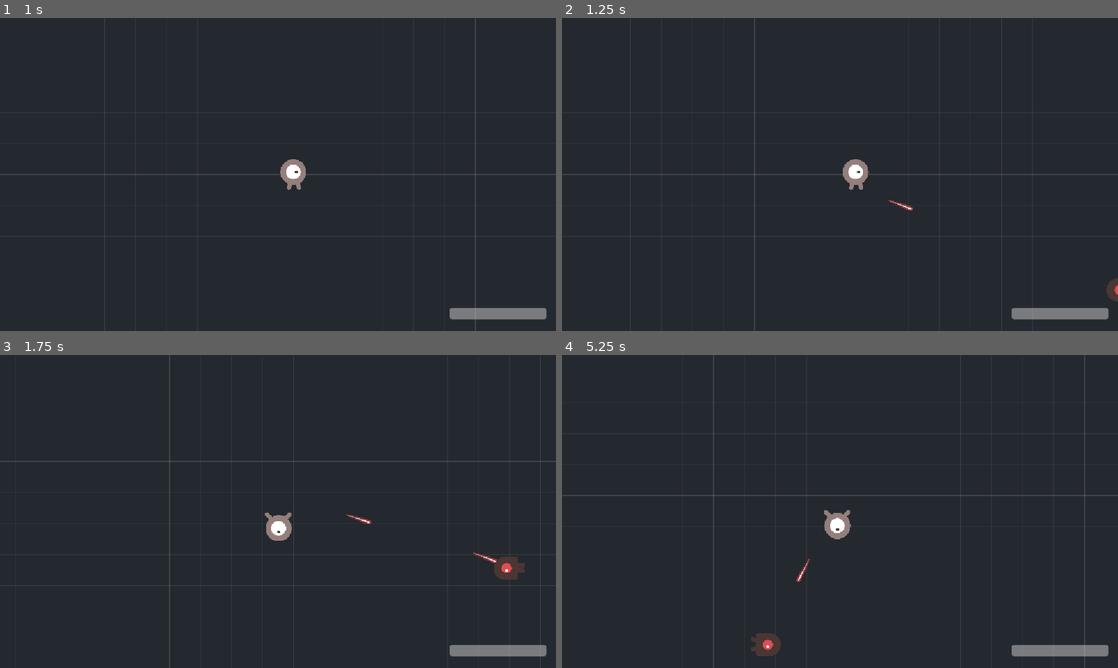
Above: before the commit, frames 1-4 (two rows, left to right).
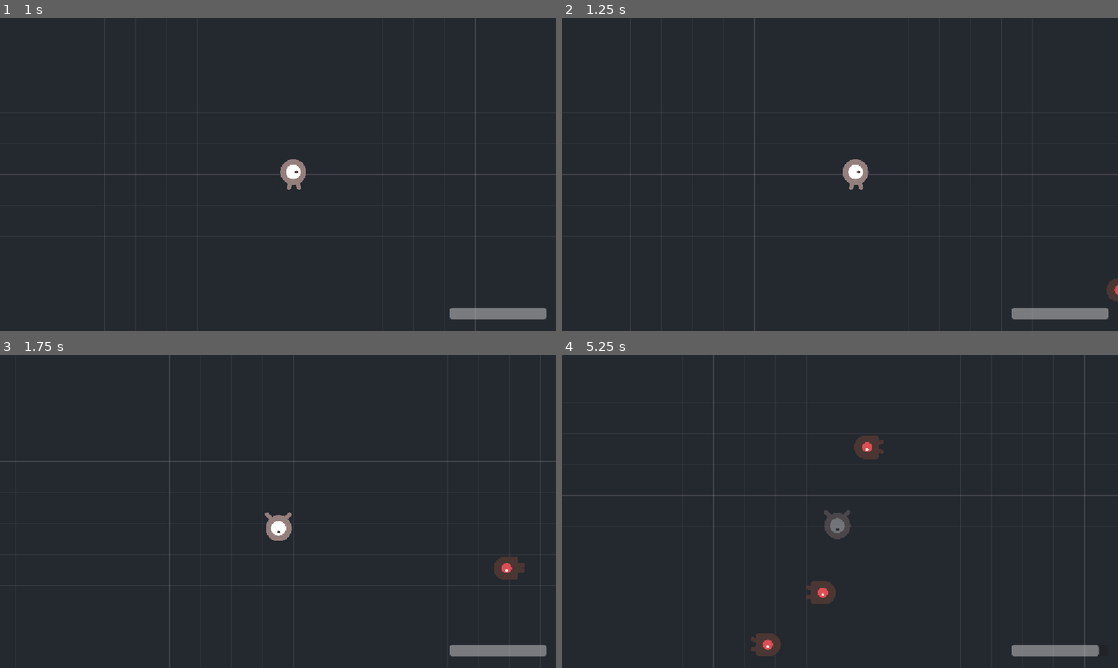
Above: after the commit, the same moments.

Repository: NielsHoekzema07/arena-survival
Game: Godot game, scene res://scenes/main/main.tscn
Same seed, same stepped clock (60 frames per second), same inputs: the game is played once before the commit and once after it.
Inputs:
- Up to frame 1 (1 s): tap Enter (ui_accept) at 0.5 s; hold D (move_right) from 0.53 s (still down); hold Enter (ui_accept) from 0.53 s (still down)
- Up to frame 2 (1.25 s): keep holding D (move_right); keep holding Enter (ui_accept)
- Up to frame 3 (1.75 s): release D (move_right) at 1.28 s; release Enter (ui_accept) at 1.28 s; hold S (move_down) from 1.28 s (still down); tap Enter (ui_accept) at 1.35, 1.52 s
- Up to frame 4 (5.25 s): tap Enter (ui_accept) at 1.82, 2.85, 3.02, 3.32, 4.35, 4.52, 4.82 s; release S (move_down) at 2.03 s; hold D (move_right) 2.03-2.78 s; hold Enter (ui_accept) 2.03-2.78 s; hold W (move_up) 2.78-3.53 s; hold Enter (ui_accept) 3.53-4.28 s; hold A (move_left) 3.53-5.03 s; hold S (move_down) from 5.03 s (still down); hold Enter (ui_accept) from 5.03 s (still down)

Frame 1 is identical in both runs. In frame 2, less than 0.1% of the frame differs, in the area x 58-64%, y 58-62%; in frame 3, 0.1%; in frame 4, 1.1%, in the area x 42-99%, y 25-97%.

Commit message:
Fase 5: schade, onkwetsbaarheid en game over
- Hurtbox (Area2D, mask enemy) onder de speler
- neem_schade() met onkwetsbaarheid van 0,5 s, met knipperende sprite
- Aanraking wordt elke frame gecontroleerd met get_overlapping_bodies in
  plaats van op body_entered: een vijand die al tegen je aan stond toen de
  onkwetsbaarheid afliep, komt niet opnieuw binnen en zou je anders nooit
  meer raken
- died-signaal, game-over-scherm in de HUD, pauze en herstarten met Enter
- Vijand heeft een damage-waarde

Co-Authored-By: Claude Opus 5 <noreply@anthropic.com>

Diff:
--- a/scenes/enemies/enemy.gd
+++ b/scenes/enemies/enemy.gd
@@ -9,6 +9,15 @@
 
 ## Loopsnelheid in pixels per seconde.
 @export var speed: float = 120.0
+
+## Schade per treffer.
+##
+## Het aantal treffers dat de speler overleeft is max_health gedeeld door deze
+## waarde; met 1000 levenspunten en 100 schade zijn dat er tien. Hoe snel die
+## treffers binnenkomen hangt af van onkwetsbaar_tijd op de speler, niet van hoe
+## veel vijanden er tegen je aan staan. In fase 6 gaat deze waarde omhoog
+## naarmate een run langer duurt.
+@export var damage: int = 100
 
 @onready var _sprite: AnimatedSprite2D = $AnimatedSprite2D
 
--- a/scenes/main/arena_raster.gd
+++ b/scenes/main/arena_raster.gd
@@ -7,12 +7,6 @@
 ##
 ## @tool zorgt dat het raster ook in de editor getekend wordt, niet alleen
 ## tijdens het spelen.
-
-## Afmeting van de arena, standaard die van Speelveld.
-@export var arena_grootte: Vector2 = Speelveld.GROOTTE:
-	set(waarde):
-		arena_grootte = waarde
-		queue_redraw()
 
 ## Afstand tussen twee rasterlijnen in pixels.
 @export var celgrootte: float = 64.0:
@@ -43,7 +37,7 @@
 
 
 func _draw() -> void:
-	var half := arena_grootte * 0.5
+	var half := Speelveld.GROOTTE * 0.5
 
 	# Verticale lijnen, van het midden naar buiten zodat de zware lijnen
 	# symmetrisch liggen.
@@ -61,4 +55,4 @@
 		draw_line(Vector2(-half.x, y), Vector2(half.x, y), kleur, 1.0)
 
 	# Duidelijke rand, zodat je ziet waar de muren staan.
-	draw_rect(Rect2(-half, arena_grootte), randkleur, false, 3.0)
+	draw_rect(Rect2(-half, Speelveld.GROOTTE), randkleur, false, 3.0)
--- a/scenes/main/main.tscn
+++ b/scenes/main/main.tscn
@@ -7,16 +7,16 @@
 [ext_resource type="PackedScene" uid="uid://cul8bd30mr63d" path="res://scenes/enemies/enemy.tscn" id="4_enemy"]
 [ext_resource type="PackedScene" uid="uid://ct0f7ppoodb07" path="res://scenes/ui/hud.tscn" id="5_hud"]
 
-[sub_resource type="RectangleShape2D" id="RectangleShape2D_6q06x"]
-size = Vector2(5064, 32)
-
 [sub_resource type="RectangleShape2D" id="RectangleShape2D_ow5a4"]
 size = Vector2(5064, 32)
 
 [sub_resource type="RectangleShape2D" id="RectangleShape2D_hujxm"]
+size = Vector2(5064, 32)
+
+[sub_resource type="RectangleShape2D" id="RectangleShape2D_yyfjg"]
 size = Vector2(32, 3000)
 
-[sub_resource type="RectangleShape2D" id="RectangleShape2D_yyfjg"]
+[sub_resource type="RectangleShape2D" id="RectangleShape2D_b1x3f"]
 size = Vector2(32, 3000)
 
 [node name="Main" type="Node2D" unique_id=1404154589]
@@ -60,4 +60,5 @@
 script = ExtResource("3_spawner")
 enemy_scene = ExtResource("4_enemy")
 
-[node name="Hud" parent="." instance=ExtResource("5_hud")]
+[node name="Hud" parent="." unique_id=1243341960 instance=ExtResource("5_hud")]
+process_mode = 3
--- a/scenes/player/player.gd
+++ b/scenes/player/player.gd
@@ -4,8 +4,18 @@
 ## Wordt uitgezonden zodra de levenspunten veranderen. De HUD luistert hiernaar.
 signal health_changed(huidig: int, maximum: int)
 
+## Wordt eenmalig uitgezonden zodra de levenspunten op nul staan.
+signal died
+
 ## Loopsnelheid in pixels per seconde.
 @export var speed: float = 300.0
+
+## Seconden onkwetsbaar na een treffer.
+##
+## Zonder deze periode wordt er elke physics-frame opnieuw schade toegepast
+## zolang een vijand tegen je aan staat. Bij 60 frames per seconde ben je dan
+## binnen een halve seconde dood, ook met 1000 levenspunten.
+@export var onkwetsbaar_tijd: float = 0.5
 
 ## Aantal levenspunten waarmee een run begint.
 ##
@@ -26,8 +36,14 @@
 		health = nieuw
 		health_changed.emit(health, max_health)
 
+## Resterende onkwetsbaarheid in seconden. Groter dan nul betekent onaanraakbaar.
+var _onkwetsbaar_resterend: float = 0.0
+
+var _is_dood: bool = false
+
 @onready var _sprite: AnimatedSprite2D = $AnimatedSprite2D
 @onready var _camera: Camera2D = $Camera2D
+@onready var _hurtbox: Area2D = $Hurtbox
 
 
 func _ready() -> void:
@@ -47,17 +63,72 @@
 	_camera.limit_bottom = int(veld.end.y)
 
 
-func _physics_process(_delta: float) -> void:
+func _physics_process(delta: float) -> void:
+	if _is_dood:
+		return
+
 	# get_vector levert een genormaliseerde vector, dus diagonaal lopen
 	# gaat niet sneller dan recht vooruit.
 	var direction := Input.get_vector("move_left", "move_right", "move_up", "move_down")
 	velocity = direction * speed
 
 	# move_and_slide rekent zelf met de physics-delta, vandaar dat de delta
-	# van _physics_process hier niet gebruikt wordt.
+	# hier alleen voor de onkwetsbaarheid gebruikt wordt.
 	move_and_slide()
 
 	_update_animation(direction)
+	_tel_onkwetsbaarheid_af(delta)
+	_controleer_aanraking()
+
+
+## Brengt schade toe. Doet niets zolang de speler onkwetsbaar of al dood is.
+func neem_schade(schade: int) -> void:
+	if _is_dood or _onkwetsbaar_resterend > 0.0:
+		return
+
+	health -= schade
+
+	if health <= 0:
+		_ga_dood()
+	else:
+		_onkwetsbaar_resterend = onkwetsbaar_tijd
+
+
+func _tel_onkwetsbaarheid_af(delta: float) -> void:
+	if _onkwetsbaar_resterend <= 0.0:
+		return
+
+	_onkwetsbaar_resterend -= delta
+
+	if _onkwetsbaar_resterend <= 0.0:
+		_sprite.modulate.a = 1.0
+		return
+
+	# Knipperen, zodat je ziet dat je even niet geraakt kunt worden.
+	_sprite.modulate.a = 0.35 if fmod(_onkwetsbaar_resterend, 0.2) < 0.1 else 1.0
+
+
+## Kijkt of er een vijand tegen de speler aan staat.
+##
+## Bewust elke frame opnieuw kijken in plaats van op het body_entered-signaal:
+## een vijand die al tegen je aan stond toen de onkwetsbaarheid afliep, komt niet
+## opnieuw "binnen" en zou je dus nooit meer raken.
+func _controleer_aanraking() -> void:
+	if _onkwetsbaar_resterend > 0.0:
+		return
+
+	for lichaam in _hurtbox.get_overlapping_bodies():
+		if lichaam is Enemy:
+			neem_schade((lichaam as Enemy).damage)
+			return
+
+
+func _ga_dood() -> void:
+	_is_dood = true
+	velocity = Vector2.ZERO
+	_sprite.stop()
+	_sprite.modulate.a = 0.3
+	died.emit()
 
 
 func _update_animation(direction: Vector2) -> void:
--- a/scenes/player/player.tscn
+++ b/scenes/player/player.tscn
@@ -50,6 +50,13 @@
 [node name="CollisionShape2D" type="CollisionShape2D" parent="." unique_id=477987499]
 shape = SubResource("CircleShape2D_player")
 
+[node name="Hurtbox" type="Area2D" parent="."]
+collision_layer = 1
+collision_mask = 2
+
+[node name="CollisionShape2D" type="CollisionShape2D" parent="Hurtbox"]
+shape = SubResource("CircleShape2D_player")
+
 [node name="Weapon" type="Node2D" parent="."]
 script = ExtResource("6_weapon")
 bullet_scene = ExtResource("7_bullet")
--- a/scenes/player/weapon.gd
+++ b/scenes/player/weapon.gd
@@ -11,7 +11,7 @@
 @export var bullet_scene: PackedScene
 
 ## Seconden tussen twee schoten.
-@export var vuur_interval: float = 0.5:
+@export var vuur_interval: float = 1:
 	set(waarde):
 		vuur_interval = maxf(waarde, 0.05)
 		if is_instance_valid(_timer):
@@ -19,7 +19,7 @@
 
 ## Maximale afstand waarop nog geschoten wordt. Vijanden verder weg worden
 ## genegeerd, zodat je niet op iets buiten beeld staat te vuren.
-@export var bereik: float = 700.0
+@export var bereik: float = 200.0
 
 var _timer: Timer
 
--- a/scenes/ui/hud.gd
+++ b/scenes/ui/hud.gd
@@ -8,18 +8,25 @@
 ## speler door de arena loopt.
 ##
 ## De HUD houdt zelf geen levenspunten bij: die staan in player.gd. Hier wordt
-## alleen weergegeven wat de speler doorgeeft via het health_changed-signaal.
+## alleen weergegeven wat de speler doorgeeft via zijn signalen.
+##
+## De node staat op process_mode = ALWAYS, zodat het herstarten blijft werken
+## nadat get_tree().paused is aangezet bij game over.
 
 @onready var _health_bar: ProgressBar = $RechtsOnder/HealthBar
+@onready var _game_over: Control = $GameOver
 
 
 func _ready() -> void:
+	_game_over.hide()
+
 	var speler := get_tree().get_first_node_in_group("player")
 	if speler == null:
 		push_warning("Hud vindt geen speler. Staat de Hud-node wel na Player in main.tscn?")
 		return
 
 	speler.health_changed.connect(_op_health_changed)
+	speler.died.connect(_op_speler_dood)
 
 	# De speler zet zijn levenspunten in _ready, en dat gebeurt voordat deze
 	# node aan de beurt is. Die eerste emit missen we dus; daarom hier eenmalig
@@ -27,6 +34,26 @@
 	_op_health_changed(speler.health, speler.max_health)
 
 
+func _unhandled_input(event: InputEvent) -> void:
+	if not _game_over.visible:
+		return
+
+	if event.is_action_pressed("ui_accept"):
+		herstart()
+
+
+## Begint een nieuwe run. De pauze moet eerst uit, anders start de nieuwe scene
+## meteen stilgezet op.
+func herstart() -> void:
+	get_tree().paused = false
+	get_tree().reload_current_scene()
+
+
 func _op_health_changed(huidig: int, maximum: int) -> void:
 	_health_bar.max_value = maximum
 	_health_bar.value = huidig
+
+
+func _op_speler_dood() -> void:
+	_game_over.show()
+	get_tree().paused = true
--- a/scenes/ui/hud.tscn
+++ b/scenes/ui/hud.tscn
@@ -1,12 +1,12 @@
-[gd_scene load_steps=2 format=3 uid="uid://ct0f7ppoodb07"]
+[gd_scene format=3 uid="uid://ct0f7ppoodb07"]
 
-[ext_resource type="Script" path="res://scenes/ui/hud.gd" id="1_hud"]
+[ext_resource type="Script" uid="uid://bvym42rfvqjny" path="res://scenes/ui/hud.gd" id="1_hud"]
 
 [node name="Hud" type="CanvasLayer" unique_id=971975134]
+process_mode = 3
 script = ExtResource("1_hud")
 
-[node name="RechtsOnder" type="VBoxContainer" parent="."]
-layout_mode = 3
+[node name="RechtsOnder" type="VBoxContainer" parent="." unique_id=1088661321]
 anchors_preset = 3
 anchor_left = 1.0
 anchor_top = 1.0
@@ -19,9 +19,51 @@
 grow_horizontal = 0
 grow_vertical = 0
 
-[node name="HealthBar" type="ProgressBar" parent="RechtsOnder"]
+[node name="HealthBar" type="ProgressBar" parent="RechtsOnder" unique_id=227485846]
 custom_minimum_size = Vector2(200, 24)
 layout_mode = 2
 max_value = 1000.0
 value = 1000.0
 show_percentage = false
+
+[node name="GameOver" type="Control" parent="." unique_id=1893752191]
+visible = false
+layout_mode = 3
+anchors_preset = 15
+anchor_right = 1.0
+anchor_bottom = 1.0
+grow_horizontal = 2
+grow_vertical = 2
+
+[node name="Verduistering" type="ColorRect" parent="GameOver" unique_id=2105413033]
+layout_mode = 1
+anchors_preset = 15
+anchor_right = 1.0
+anchor_bottom = 1.0
+grow_horizontal = 2
+grow_vertical = 2
+color = Color(0, 0, 0, 0.6)
+
+[node name="Midden" type="CenterContainer" parent="GameOver" unique_id=139585514]
+layout_mode = 1
+anchors_preset = 15
+anchor_right = 1.0
+anchor_bottom = 1.0
+grow_horizontal = 2
+grow_vertical = 2
+
+[node name="Tekst" type="VBoxContainer" parent="GameOver/Midden" unique_id=1395286008]
+layout_mode = 2
+theme_override_constants/separation = 16
+alignment = 1
+
+[node name="Titel" type="Label" parent="GameOver/Midden/Tekst" unique_id=2086316320]
+layout_mode = 2
+theme_override_font_sizes/font_size = 48
+text = "Game over"
+horizontal_alignment = 1
+
+[node name="Uitleg" type="Label" parent="GameOver/Midden/Tekst" unique_id=376544340]
+layout_mode = 2
+text = "Druk op Enter of spatie voor een nieuwe run"
+horizontal_alignment = 1
Not shown: 1 places in scenes/main/main.tscn that only renumber resources
